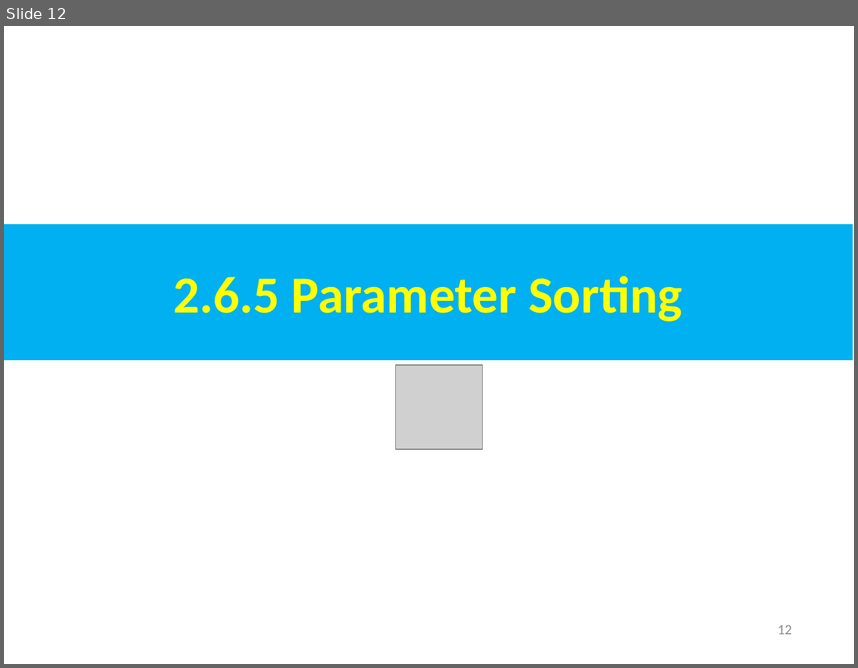
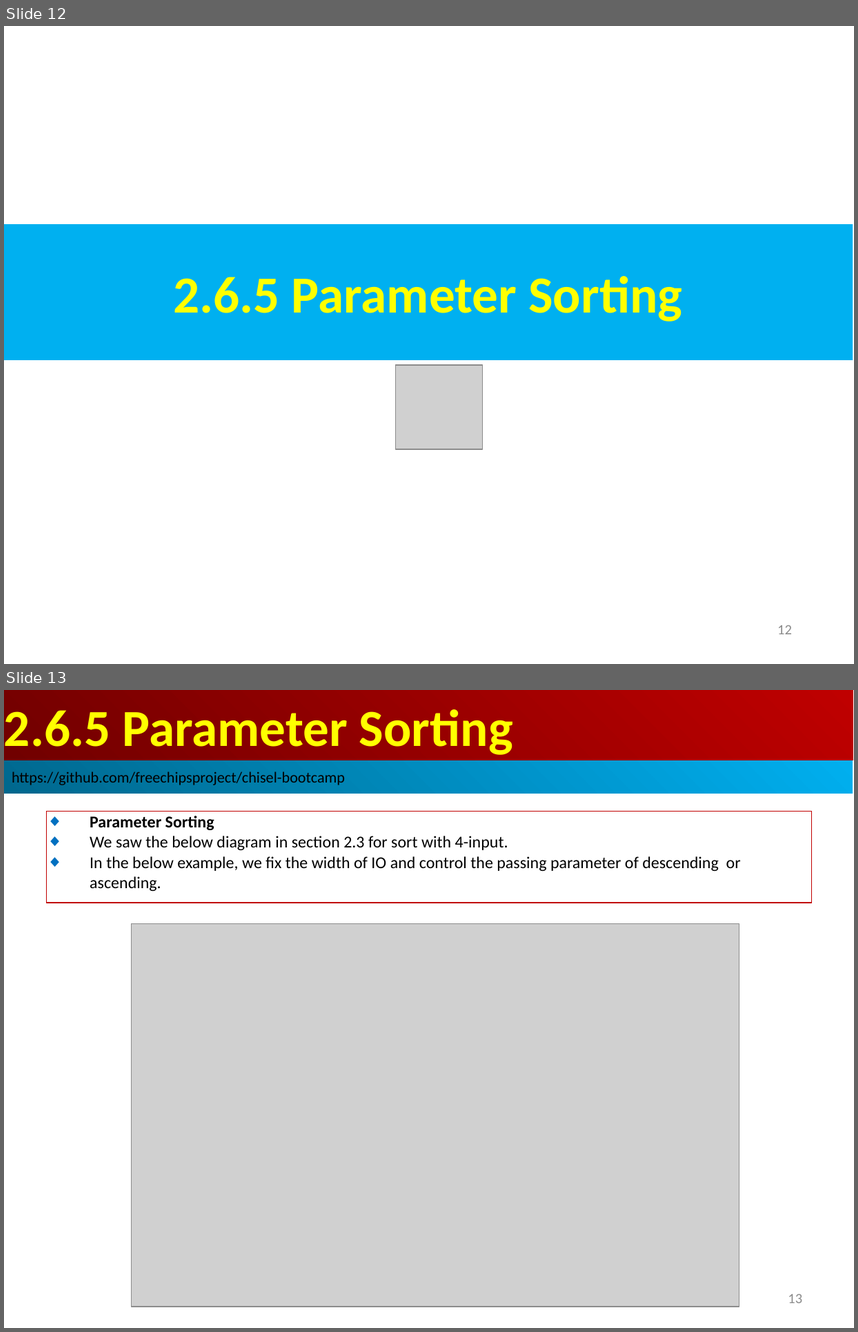
Before and after one commit to peterhchen/AIU_CS800_Chisel, a slide deck: 300_UCB_BC/003.1_Parameter/000_Video/003.1_Parameter.ppt. Shown one above the other, each under a label of ours: slide 12 before the commit, slides 12 and 13 after it. The pictures are 858x668 and 858x1332 pixels, drawn with LibreOffice and Linux fonts; fonts in the diff are those of the drawing; grey boxes stand for pictures. Boxes give left, top, right and bottom in pixels: in the first picture for what was removed or moved away, otherwise in the second. Text is boxed around its words. In the diff, an @@ line names an element or a change of style, - is before the commit and + after.

```diff
--- a/300_UCB_BC/003.1_Parameter/000_Video/003.1_Parameter.ppt
+++ b/300_UCB_BC/003.1_Parameter/000_Video/003.1_Parameter.ppt
@@ slide 13 added at [4,690,854,1328], background #FFFFFF @@
@@ rectangle added at [4,690,853,760], fill gradient #BF0000 to #710000, 44 pt, text #FFFF00, bold @@
+2.6.5 Parameter Sorting
@@ rectangle added at [4,760,853,793], fill gradient #00AFEF to #00688E, 13 pt, text #000000 @@
+https://github.com/freechipsproject/chisel-bootcamp
@@ rectangle added at [47,811,811,903], outline #C00000 0.74 pt, 14 pt, text #000000 @@
+◆ Parameter Sorting
+◆ We saw the below diagram in section 2.3 for sort with 4-input.
+◆ In the below example, we fix the width of IO and control the passing parameter of descending or ascending.
@@ picture added at [132,924,740,1306] @@
@@ page number added at [788,1294,802,1303], 12 pt, text #8B8B8B @@
+13
```
Also in this commit, not shown: 2 slides changed, 37 other slides added.
